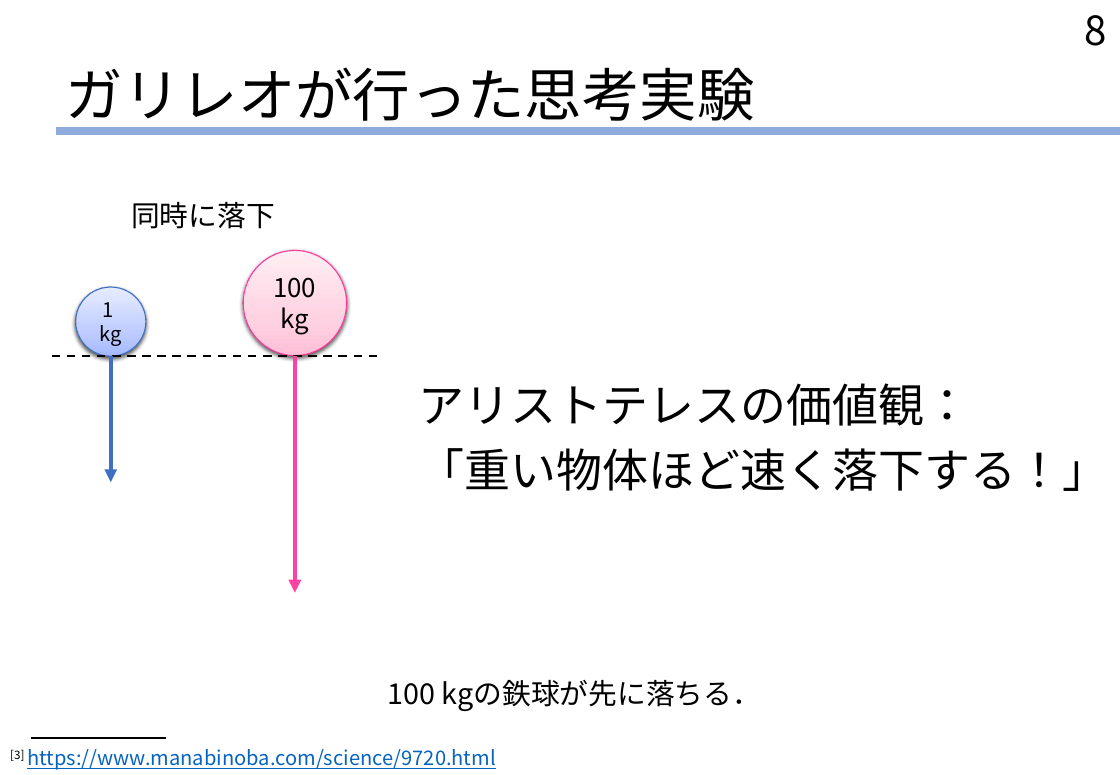
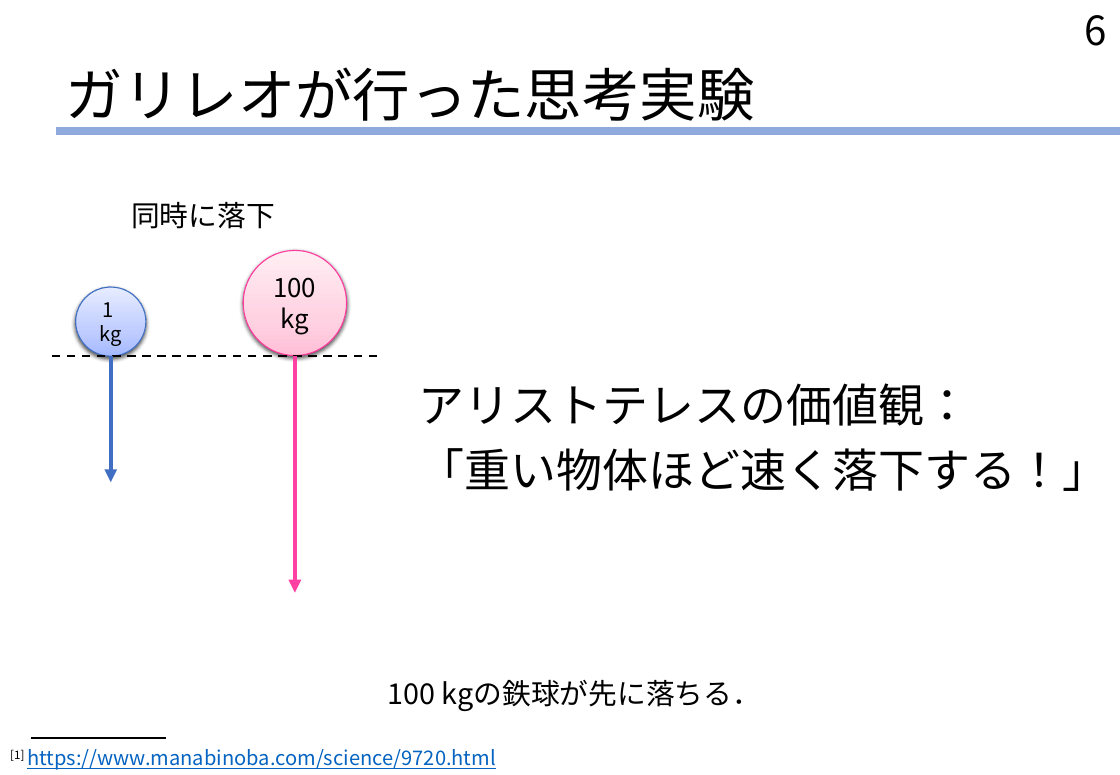
Before and after one commit to Kitocya/kitocya.github.io, a slide deck: slide 6 of JP/JPF01_slide_TE.pptx (slide 8 before the commit). Drawn at 1120x775 pixels with LibreOffice and Linux fonts; fonts in the diff are those of the drawing. Boxes give left, top, right and bottom in pixels: in the first picture for what was removed or moved away, otherwise in the second. Text is boxed around its words. In the diff, an @@ line names an element or a change of style, - is before the commit and + after.

```diff
--- a/JP/JPF01_slide_TE.pptx
+++ b/JP/JPF01_slide_TE.pptx
@@ page number at [1085,15,1107,46]: text changed @@
-8
+6
@@ text at [27,749,496,770]: text changed @@
-[3] https://www.manabinoba.com/science/9720.html
+[1] https://www.manabinoba.com/science/9720.html
```
Also in this commit, not shown: 7 other slides changed, 1 slide added, 2 slides removed, 3 other files.
